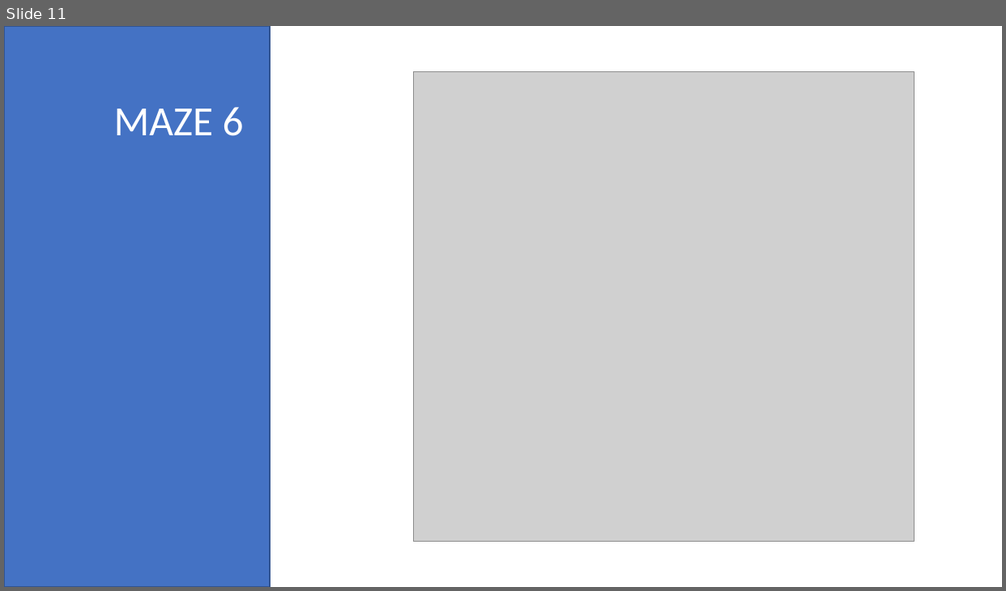
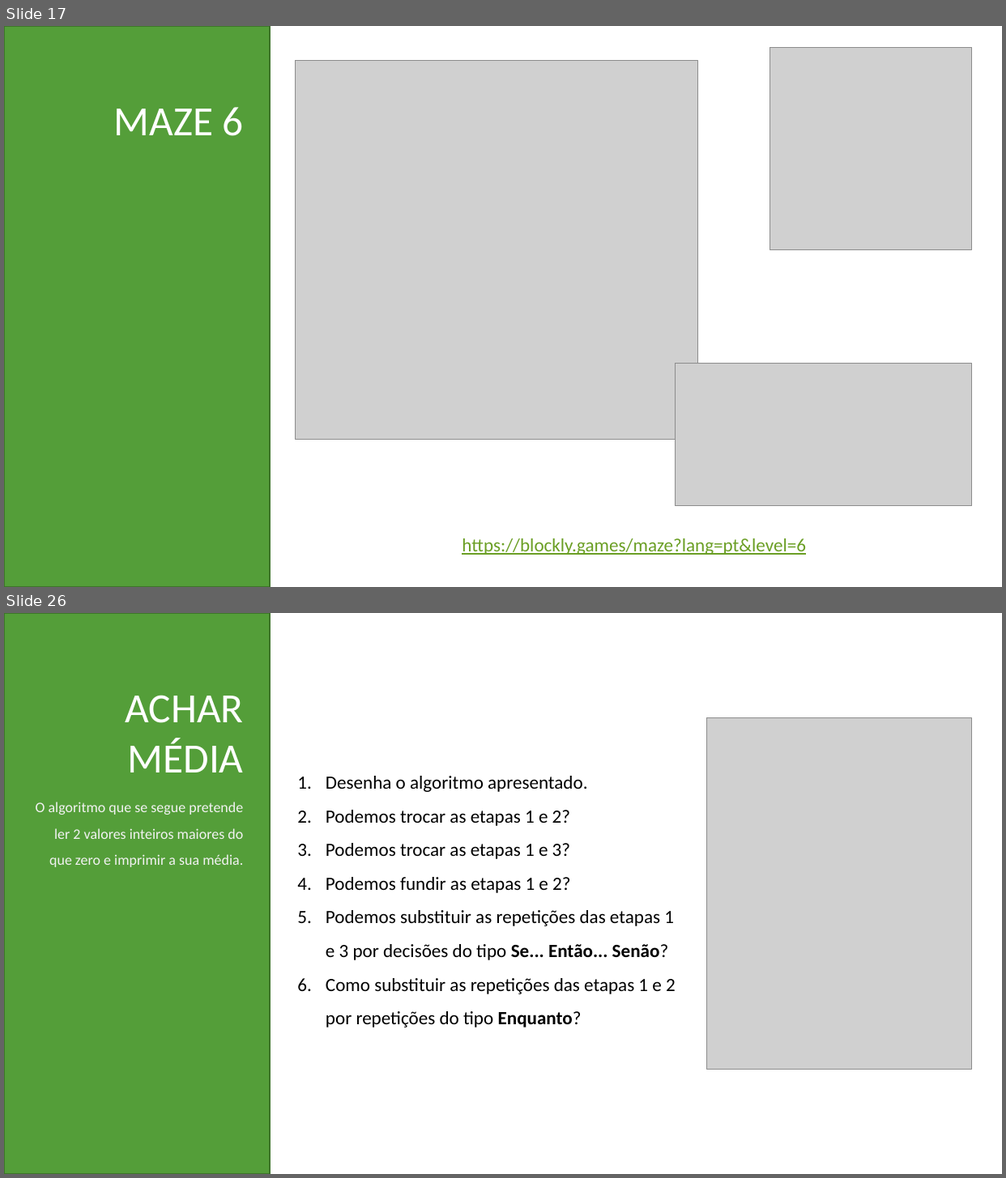
Before and after one commit to EPSM-INF-2022-2025/LP, a slide deck: Algoritmos.pptx. Shown one above the other, each under a label of ours: slide 11 before the commit, slides 17 and 26 after it; the slides between them are not shown. The pictures are 1006x591 and 1006x1178 pixels, drawn with LibreOffice and Linux fonts; fonts in the diff are those of the drawing; grey boxes stand for pictures. Boxes give left, top, right and bottom in pixels: in the first picture for what was removed or moved away, otherwise in the second. Text is boxed around its words. In the diff, an @@ line names an element or a change of style, - is before the commit and + after.

```diff
--- a/Algoritmos.pptx
+++ b/Algoritmos.pptx
@@ slide 26 added at (x1=4, y1=613, x2=1002, y2=1174), background #FFFFFF @@
@@ rectangle added at (x1=4, y1=613, x2=270, y2=1174), fill #549E39, outline #3E752A 1 pt @@
@@ text added at (x1=126, y1=695, x2=244, y2=773), 40 pt, text #FFFFFF @@
+ACHAR MÉDIA
@@ picture added at (x1=707, y1=718, x2=972, y2=1070) @@
@@ text added at (x1=326, y1=776, x2=675, y2=1028), 18 pt, text #000000 @@
+1. Desenha o algoritmo apresentado.
+2. Podemos trocar as etapas 1 e 2?
+3. Podemos trocar as etapas 1 e 3?
+4. Podemos fundir as etapas 1 e 2?
+5. Podemos substituir as repetições das etapas 1 e 3 por decisões do tipo Se... Então... Senão?
+6. Como substituir as repetições das etapas 1 e 2 por repetições do tipo Enquanto?
@@ text added at (x1=36, y1=802, x2=243, y2=867), 14 pt, text #F2F2F2 @@
+O algoritmo que se segue pretende ler 2 valores inteiros maiores do que zero e imprimir a sua média.
@@ what was slide 11 is now slide 17 @@
@@ slide 17 changed as well @@
@@ rectangle at (x1=4, y1=26, x2=270, y2=587): fill #4472C4 to #549E39; outline #325491 1 pt to #3E752A 1 pt @@
@@ picture added at (x1=770, y1=47, x2=973, y2=249) @@
@@ picture resized from (x1=414, y1=71, x2=914, y2=542) to (x1=296, y1=61, x2=698, y2=439) @@
@@ picture added at (x1=675, y1=364, x2=972, y2=506) @@
@@ text added at (x1=462, y1=539, x2=806, y2=555), 18 pt, text #6B9F25, underline @@
+https://blockly.games/maze?lang=pt&level=6
```
Also in this commit, not shown: 5 other slides changed, 23 other slides added, 5 slides removed, 1 other file.
